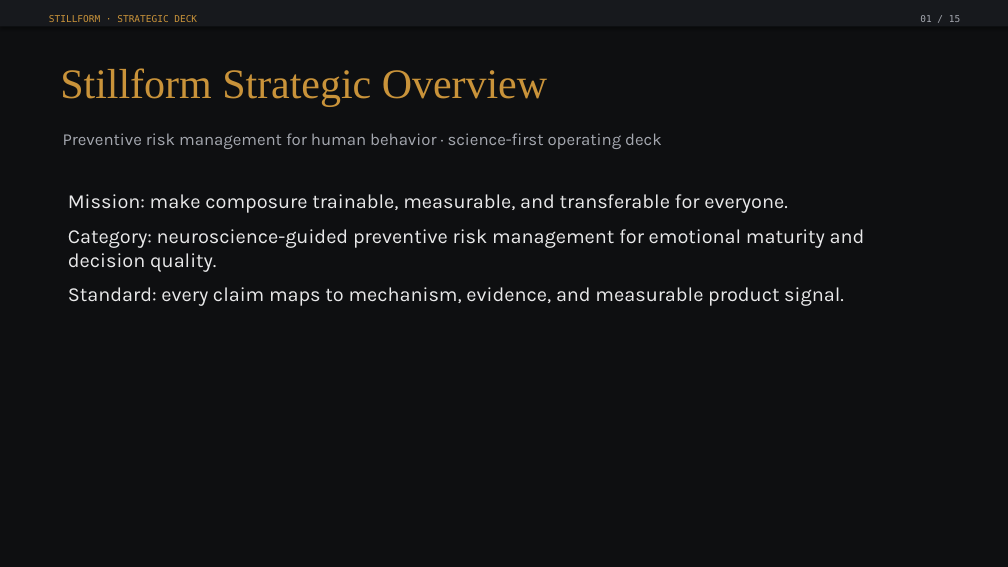
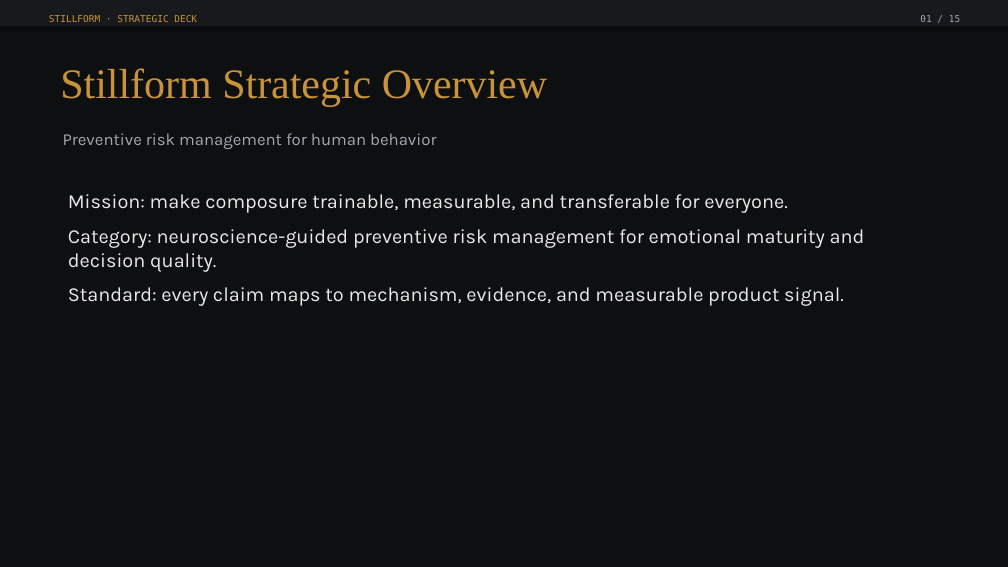
Before and after one commit to EmberEnterprises/Stillform, a slide deck: slide 1 of public/Stillform_Strategic_Overview.pptx. Drawn at 1008x567 pixels with LibreOffice and Linux fonts; fonts in the diff are those of the drawing. Boxes give left, top, right and bottom in pixels: in the first picture for what was removed or moved away, otherwise in the second. Text is boxed around its words. In the diff, an @@ line names an element or a change of style, - is before the commit and + after.

```diff
--- a/public/Stillform_Strategic_Overview.pptx
+++ b/public/Stillform_Strategic_Overview.pptx
@@ text at (x1=63, y1=133, x2=436, y2=149): text changed @@
-Preventive risk management for human behavior · science-first operating deck
+Preventive risk management for human behavior
```
Also in this commit, not shown: 6 other slides changed, 1 other file.
